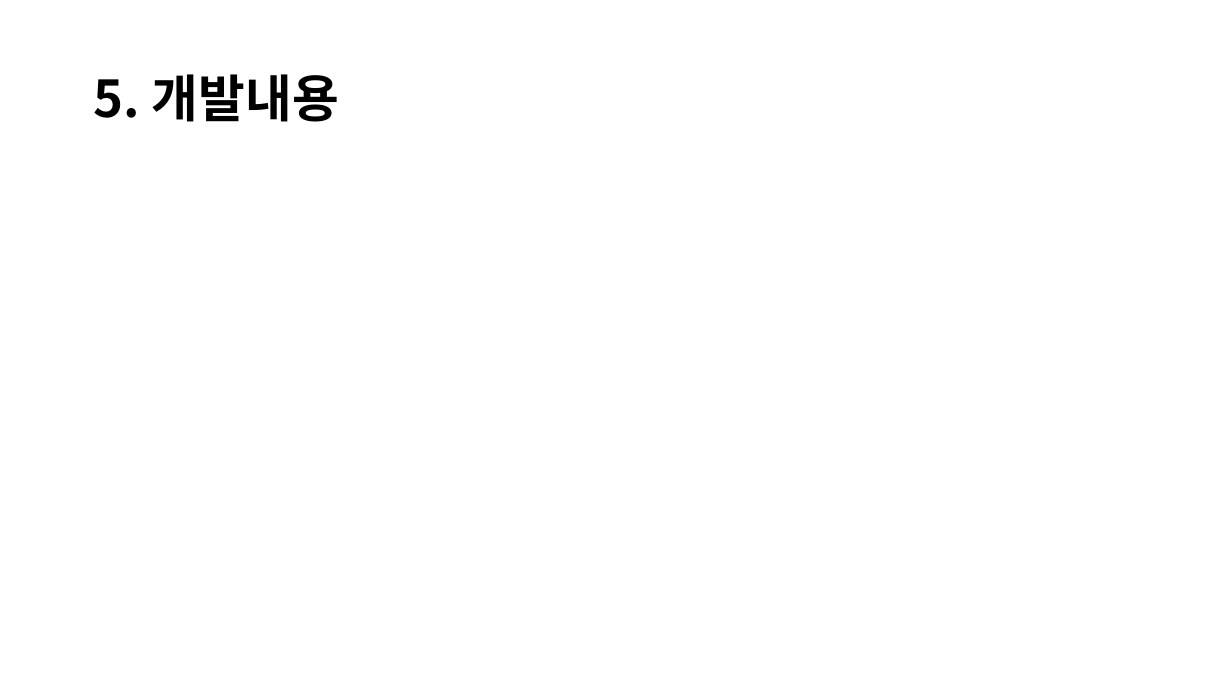
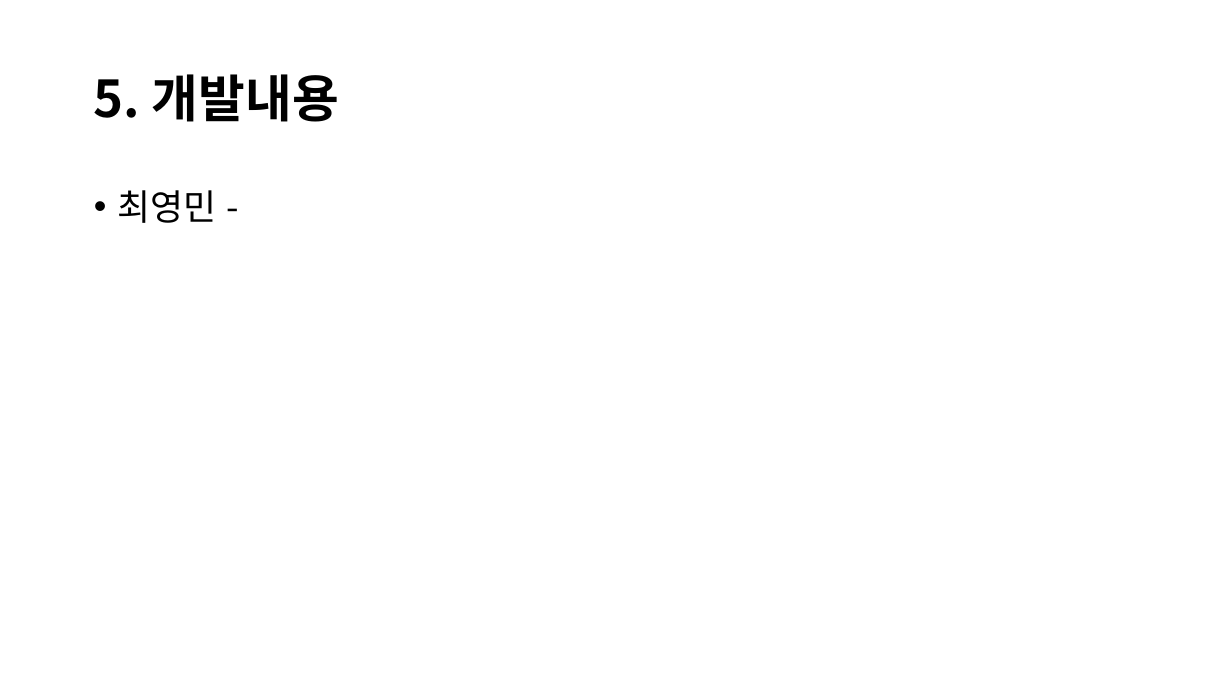
Before and after one commit to JinsooLee-Testing/aww, a slide deck: slide 7 of 기획문서/Aww_중간발표.pptx. Drawn at 1232x693 pixels with LibreOffice and Linux fonts; fonts in the diff are those of the drawing. Boxes give left, top, right and bottom in pixels: in the first picture for what was removed or moved away, otherwise in the second. Text is boxed around its words. In the diff, an @@ line names an element or a change of style, - is before the commit and + after.

```diff
--- a/기획문서/Aww_중간발표.pptx
+++ b/기획문서/Aww_중간발표.pptx
@@ text added at [117, 190, 216, 223], 28 pt, text #000000 @@
+• 최영민 -
```
Also in this commit, not shown: 4 other slides changed, 2 slides added.
